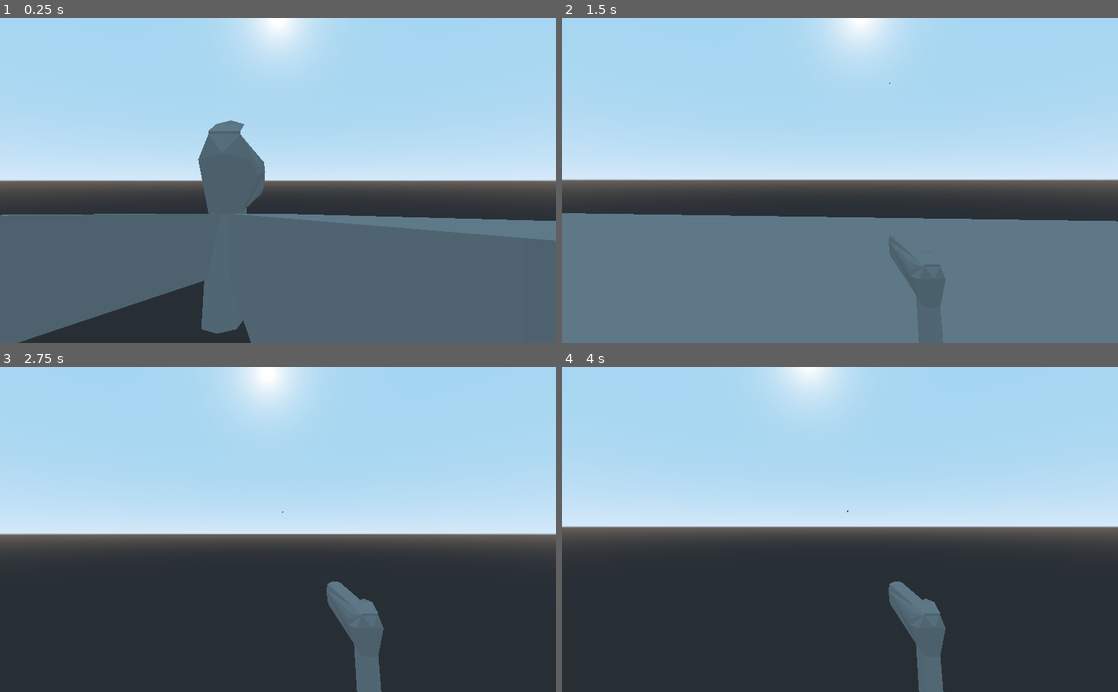
Above: before the commit, frames 1-4 (two rows, left to right).
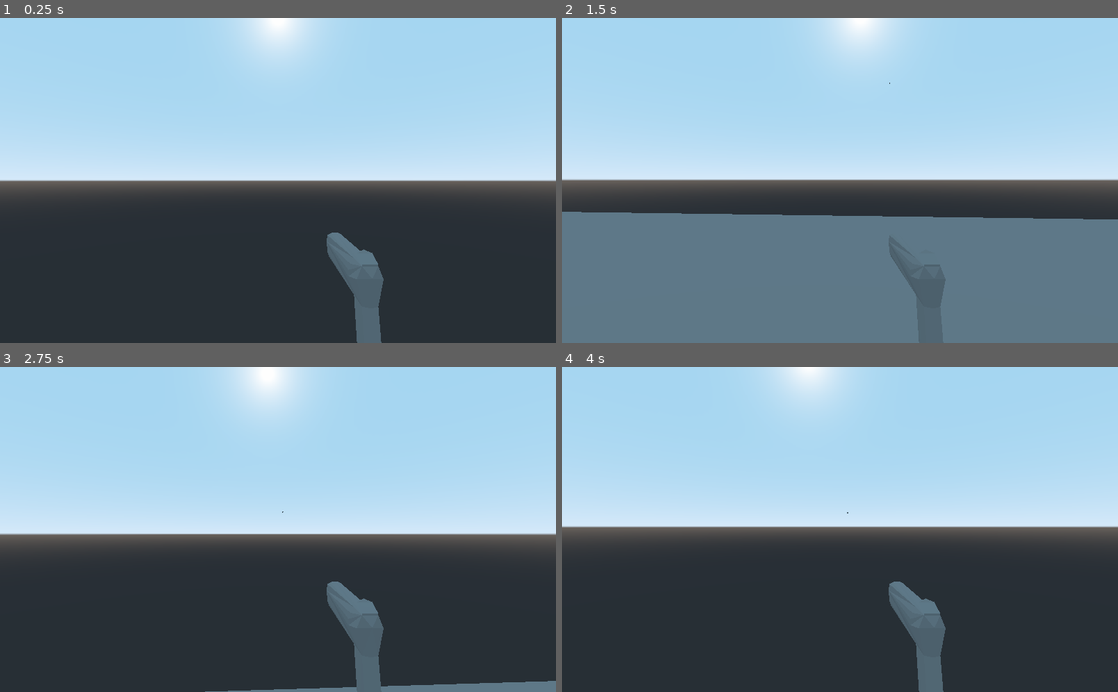
Above: after the commit, the same moments.

Repository: bigdavisc/ProjectTesseract
Game: Godot game, scene res://Core/Game.tscn
Same seed, same stepped clock (60 frames per second), same inputs: the game is played once before the commit and once after it.
Inputs (mouse positions are in pixels of both pictures, inside the frame that each line leads up to):
- Up to frame 1 (0.25 s): no input
- Up to frame 2 (1.5 s): move the mouse to (867, 180) at 0.52 s; hold W (move_forward) from 0.53 s (still down); click (867, 180) at 0.6 s; tap Space (jump) at 0.77 s; move the mouse to (812, 180) at 1.27 s; tap Q at 1.35 s
- Up to frame 3 (2.75 s): keep holding W (move_forward); tap Space (jump) at 1.52 s; move the mouse to (289, 523) at 2.02 s; click (289, 523) at 2.1 s
- Up to frame 4 (4 s): keep holding W (move_forward); move the mouse to (834, 536) at 2.77 s; tap Q at 2.85 s; tap Space (jump) at 3.02, 3.77 s; tap Enter at 3.5 s; move the mouse to (878, 532) at 3.52 s; click (878, 532) at 3.6 s

The runs differ from the first frame. In frame 1, 36% of the frame differs, in the area x 0-100%, y 31-100%; in frame 2, 0.5%; in frame 3, 1.0%; in frame 4, less than 0.1%.

Commit message:
Add single player testing

Diff:
--- a/Core/Game.gd
+++ b/Core/Game.gd
@@ -8,7 +8,8 @@
 	add_child(thisPlayer)
 
 	#Create other player
-	var otherPlayer = preload("res://Entities/Player/Player.tscn").instance()
-	otherPlayer.set_name(str(globals.otherPlayerId))
-	otherPlayer.set_network_master(globals.otherPlayerId)
-	add_child(otherPlayer)
+	if globals.otherPlayerId != -1:
+		var otherPlayer = preload("res://Entities/Player/Player.tscn").instance()
+		otherPlayer.set_name(str(globals.otherPlayerId))
+		otherPlayer.set_network_master(globals.otherPlayerId)
+		add_child(otherPlayer)
--- a/Menus/Lobby/Lobby.gd
+++ b/Menus/Lobby/Lobby.gd
@@ -8,7 +8,7 @@
 const MAX_PLAYERS = 20
 
 var players = { }
-var self_data = { name = '', position = Vector3(360, 180, 0)}
+var self_data = { name = ''}
 var goalIP = "127.0.0.1"
 # Called when the node enters the scene tree for the first time.
 func _ready():
@@ -32,7 +32,11 @@
 		return
 
 	$buttonJoin.hide()
+	$IPLabel.hide()
+	$IPValue.hide()
 	$buttonHost.disabled = true
+	$LaunchMatch.show()
+	$LaunchMatch.disabled = false
 	get_tree().set_network_peer(host)
 
 func _on_buttonJoin_pressed():
@@ -43,6 +47,13 @@
 	$buttonHost.hide()
 	$buttonJoin.disabled = true
 
-func _on_PortValue_text_changed():
+
+func _on_IPValue_text_changed():
 	goalIP = $PortValue.text
 	print(str(goalIP))
+
+
+func _on_LaunchMatch_pressed():
+	var game = preload("res://Core/Game.tscn").instance()
+	get_tree().get_root().add_child(game)
+	hide()
--- a/Menus/Lobby/Lobby.tscn
+++ b/Menus/Lobby/Lobby.tscn
@@ -19,18 +19,28 @@
 margin_bottom = 433.436
 text = "HOST"
 
-[node name="PortValue" type="TextEdit" parent="."]
+[node name="IPValue" type="TextEdit" parent="."]
 margin_left = 414.584
 margin_top = 277.747
 margin_right = 654.584
 margin_bottom = 317.747
 
-[node name="Label" type="Label" parent="."]
+[node name="IPLabel" type="Label" parent="."]
 margin_left = 483.003
 margin_top = 246.796
 margin_right = 600.003
 margin_bottom = 285.796
 text = "Enter an IP"
+
+[node name="LaunchMatch" type="Button" parent="."]
+visible = false
+margin_left = 403.158
+margin_top = 24.2105
+margin_right = 653.158
+margin_bottom = 85.2105
+disabled = true
+text = "Start the game"
 [connection signal="pressed" from="buttonJoin" to="." method="_on_buttonJoin_pressed"]
 [connection signal="pressed" from="buttonHost" to="." method="_on_buttonHost_pressed"]
-[connection signal="text_changed" from="PortValue" to="." method="_on_PortValue_text_changed"]
+[connection signal="text_changed" from="IPValue" to="." method="_on_IPValue_text_changed"]
+[connection signal="pressed" from="LaunchMatch" to="." method="_on_LaunchMatch_pressed"]
